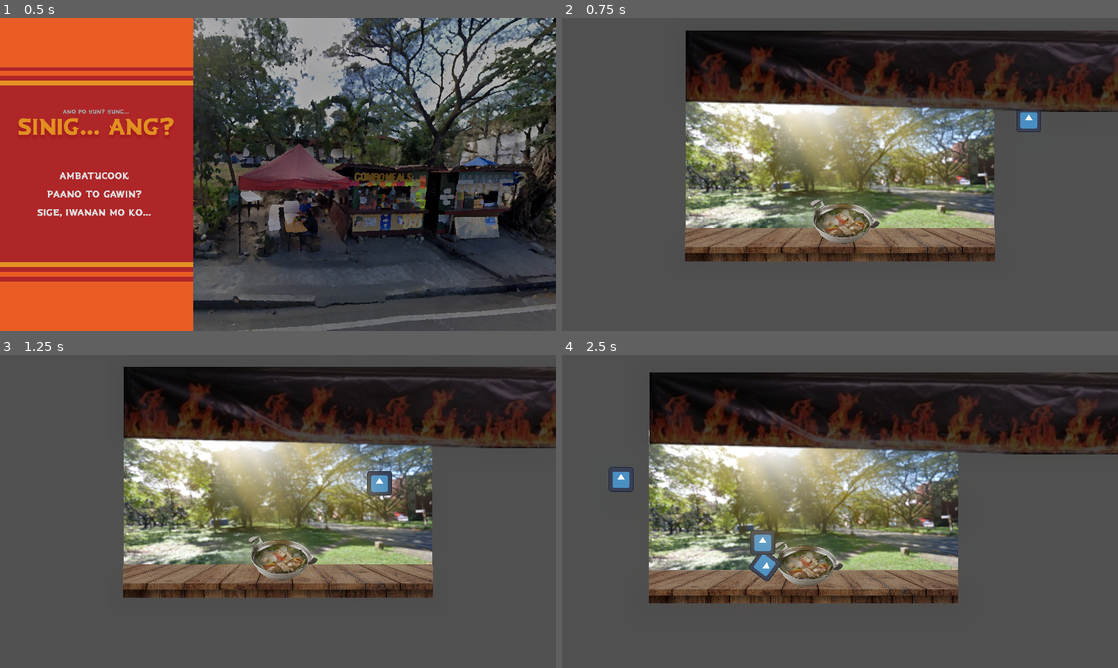
Above: before the commit, frames 1-4 (two rows, left to right).
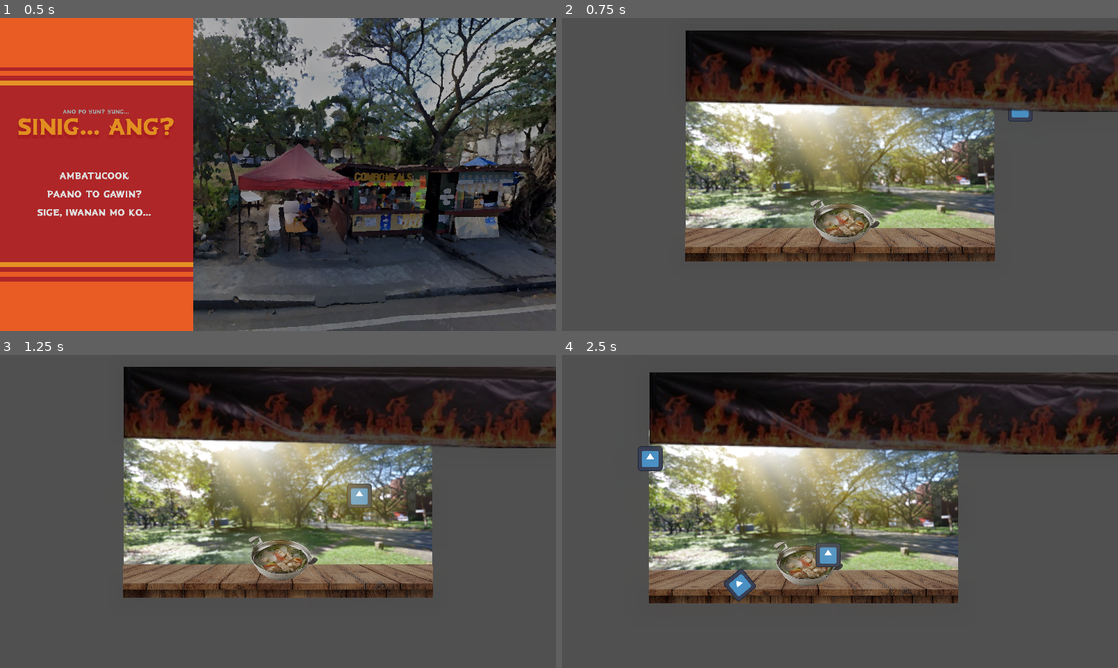
Above: after the commit, the same moments.

Repository: FlamingHerb/develup-chapter-1-quest
Game: Godot game, scene res://scenes/main_menu.tscn
Two runs of this game, one before a commit and one after it. Both use one fixed random seed, a clock stepped at 60 frames per second and the inputs below. The engine's default icon, where the game draws it, is replaced by a stand-in: a white triangle on a blue panel in a dark square. Sound files missing from this copy of the repository are replaced by a short silence.
Inputs (mouse positions are in pixels of both pictures, inside the frame that each line leads up to):
- Up to frame 1 (0.5 s): no input
- Up to frame 2 (0.75 s): click "Ambatucook" at 0.5 s
- Up to frame 3 (1.25 s): no input
- Up to frame 4 (2.5 s): tap Enter at 1.25 s; move the mouse to (962, 495) at 1.27 s; tap Space at 1.52, 2.27 s; move the mouse to (728, 527) at 2.02 s

Frame 1 is identical in both runs. In frame 2, 0.2% of the frame differs, in the area x 80-87%, y 29-37%; in frame 3, 0.6%; in frame 4, 1.8%, in the area x 8-51%, y 29-79%.

Commit message:
feat: working flying stuff

Diff:
--- a/scenes/game_main/item_base.tscn
+++ b/scenes/game_main/item_base.tscn
@@ -7,7 +7,6 @@
 
 [node name="ItemBase" type="RigidBody2D"]
 script = ExtResource("1_u5cyj")
-time_in_air = 0.5
 
 [node name="CollisionShape2D" type="CollisionShape2D" parent="."]
 shape = SubResource("CircleShape2D_7x3gb")
--- a/scripts/game_main.gd
+++ b/scripts/game_main.gd
@@ -30,8 +30,6 @@
 	var new_item = preload("res://scenes/game_main/item_base.tscn")
 	var adding_item = new_item.instantiate()
 
-	adding_item.time_in_air = randf_range(1, 1.2)
-
 	if randi_range(0, 1):
 		adding_item.position.x = randi_range(-600, -400)
 	else:
--- a/scripts/game_main/item_base.gd
+++ b/scripts/game_main/item_base.gd
@@ -2,7 +2,7 @@
 
 const target_pos = Vector2(602, 570)
 
-@export var time_in_air: float
+@onready var time_in_air: float
 
 
 #===============================================================================
@@ -24,7 +24,13 @@
 ## We know position (x,y) but not linear velocity.
 func _calculate_linear_velocity() -> void:
 	# First, classify what kind of throw that is valid for this specific item
+	if (position.y >= -100 && position.y <= 400):
+		time_in_air = randi_range(1, 1.2)
+	if (position.y > 400 && position.y <= 600):
+		time_in_air = randi_range(1.5, 2)
+	if (position.y > 600 && position.y <= 700):
+		time_in_air = randi_range(2, 3)
 
 	linear_velocity.x = (target_pos.x - position.x) / time_in_air
-	linear_velocity.y = ((target_pos.y - position.y) - ((980 * (time_in_air ** 2)) / 2)) / time_in_air
+	linear_velocity.y = ((target_pos.y - position.y) - ((960 * (time_in_air ** 2)) / 2)) / time_in_air
 	print(linear_velocity)
